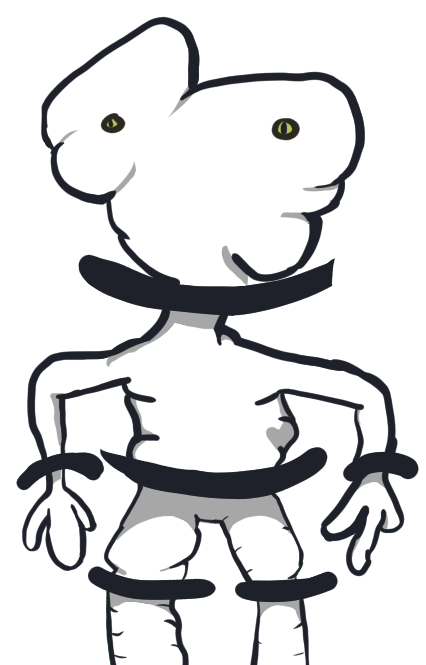
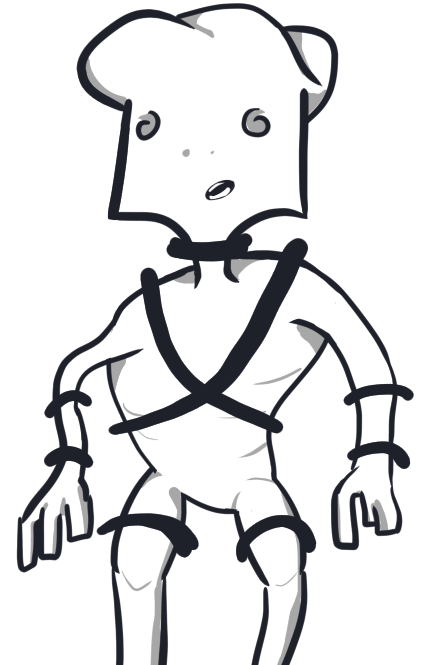
Layers edited between the first and the second 426px x 665px image:
added group "mutant 3" with 5 layers above "mutant 2" over [16, 3, 419, 665]
added layer "belt" in group "mutant 3" over [16, 192, 419, 576]
moved "line" (1st of 3, in "mutant 3") into group "mutant 3", painted on it over [16, 3, 419, 665]
added group "colors" (1st of 2, in "mutant 3") with 2 layers in group "mutant 3" over [16, 3, 419, 665]
added layer "shade" (1st of 2, in "mutant 3" › "colors") in group "colors" over [16, 3, 419, 665]
moved "colour" (1st of 3, in "mutant 3" › "colors") into group "colors", painted on it over [16, 3, 419, 665]
hid group "mutant 2" (4 layers) over [16, 3, 419, 665]
painted on "line" (2nd of 3, in "mutant 2") over [16, 3, 419, 665]
painted on "colour" (2nd of 3, in "mutant 2" › "colors") over [16, 3, 419, 665]
